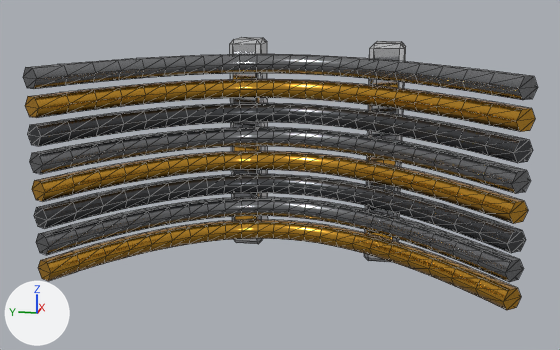
The glTF model models/custom_cables.glb, before and after one commit.
Before and after are seen from a 50 mm lens placed at (-0.972, -0.185, 0.225), pointed at (-0.006, 0.009, -0.017). Arrows for +X, +Y and +Z are at lower left; the lights stay in place. The picture after the commit comes second. Mesh edges are drawn as thin lines. Vertices at exactly the same position are counted once.

Objects in the first picture: 'Acc_CustomCables'.
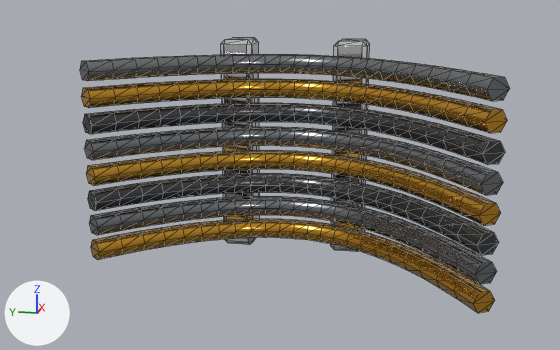
Pixel boxes (x1, y1, x2, y2) of what changed, in the pictures (560 x 350 px; the box of a moved part takes in the faces that stretch with it):
'Acc_CustomCables', reshaped, moved (16% narrower): before (23, 37, 538, 310); after (80, 38, 510, 313)
part 1 of me_cable_strand_0_curve, moved or reshaped: before (364, 41, 406, 262); after (331, 39, 370, 252)
part 2 of me_cable_strand_0_curve, moved or reshaped: before (230, 37, 268, 244); after (221, 38, 260, 245)
part 3 of me_cable_strand_0_curve, moved or reshaped: before (23, 54, 538, 310); after (80, 54, 510, 313)

Diff of the bpy script that builds the scene:
```diff
--- a/models/custom_cables.glb.py
+++ b/models/custom_cables.glb.py
@@ me_cable_strand_0_curve @@
 # used by ob_acc_customcables; location = (0.0195, -0.0208, 0.18)
-me_cable_strand_0_curve.from_pydata(...)  # 1200 vertices, 2360 faces; spans x -0.167..0.127, y -0.271..0.312, z -0.33..-0.03
+me_cable_strand_0_curve.from_pydata(...)  # 1200 vertices, 2360 faces; spans x -0.187..0.097, y -0.272..0.25, z -0.33..-0.03
+# me_cable_strand_0_curve part 1: the loose piece of 24 vertices spanning x 0.032..0.087, y -0.123..-0.078, z -0.33..-0.03 is moved by (0.01, 0.02, 0.0)
+# me_cable_strand_0_curve part 2: the loose piece of 24 vertices spanning x 0.073..0.127, y 0.078..0.123, z -0.33..-0.03 is moved by (-0.03, -0.02, 0.0)
+# me_cable_strand_0_curve part 3: 1152 of 1200 vertices moved; they spanned x -0.167..0.074, y -0.271..0.312, z -0.311..-0.049 and now span x -0.187..0.055, y -0.272..0.25, z -0.311..-0.049; mean shift (-0.009, -0.049, 0.0); largest move (-0.153, 0.312, -0.299) -> (-0.187, -0.248, -0.299)
 me_cable_strand_0_curve.materials.append(mat_mat_gold)
@@ ob_acc_customcables @@
 ob_acc_customcables = bpy.data.objects.new('Acc_CustomCables', me_cable_strand_0_curve)
-ob_acc_customcables.location = (0.0195, -0.0208, 0.18)
+ob_acc_customcables.location = (0.0447, 0.0109, 0.18)
```
